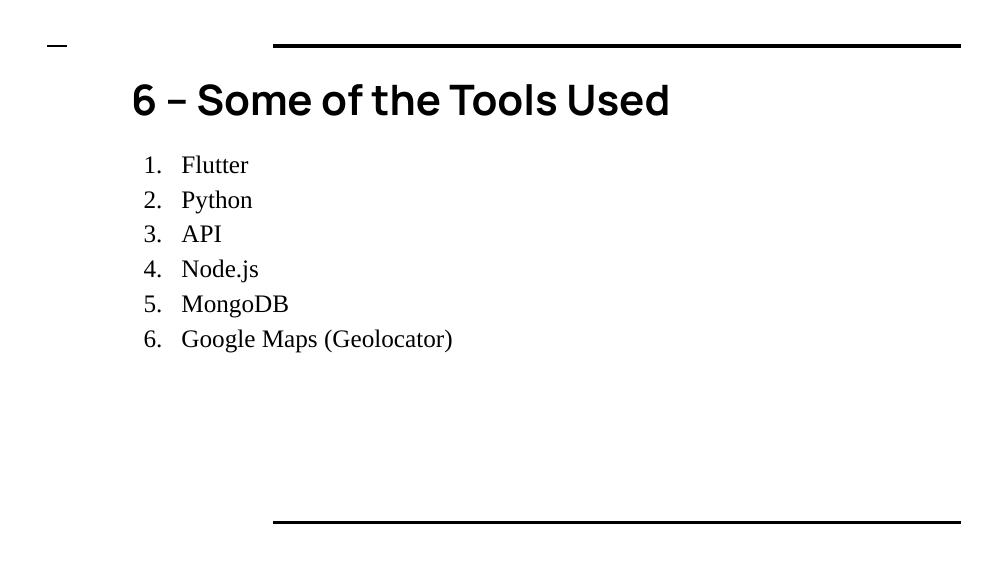
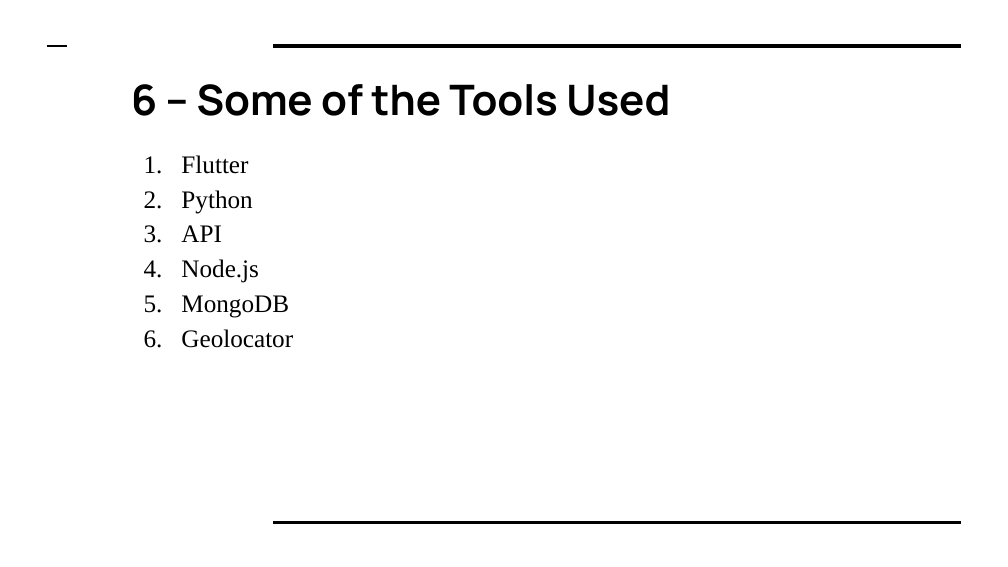
Before and after one commit to meetb007/kissan-bandhu, a slide deck: slide 20 of documents/kisaan Bandhu.pptx. Drawn at 1008x567 pixels with LibreOffice and Linux fonts; fonts in the diff are those of the drawing. Boxes give left, top, right and bottom in pixels: in the first picture for what was removed or moved away, otherwise in the second. Text is boxed around its words. In the diff, an @@ line names an element or a change of style, - is before the commit and + after.

```diff
--- a/documents/kisaan Bandhu.pptx
+++ b/documents/kisaan Bandhu.pptx
@@ text at [181, 329, 293, 348]: text changed @@
-6. Google Maps (Geolocator)
+6. Geolocator
```
Also in this commit, not shown: 1 other slide changed, 7 other files.
